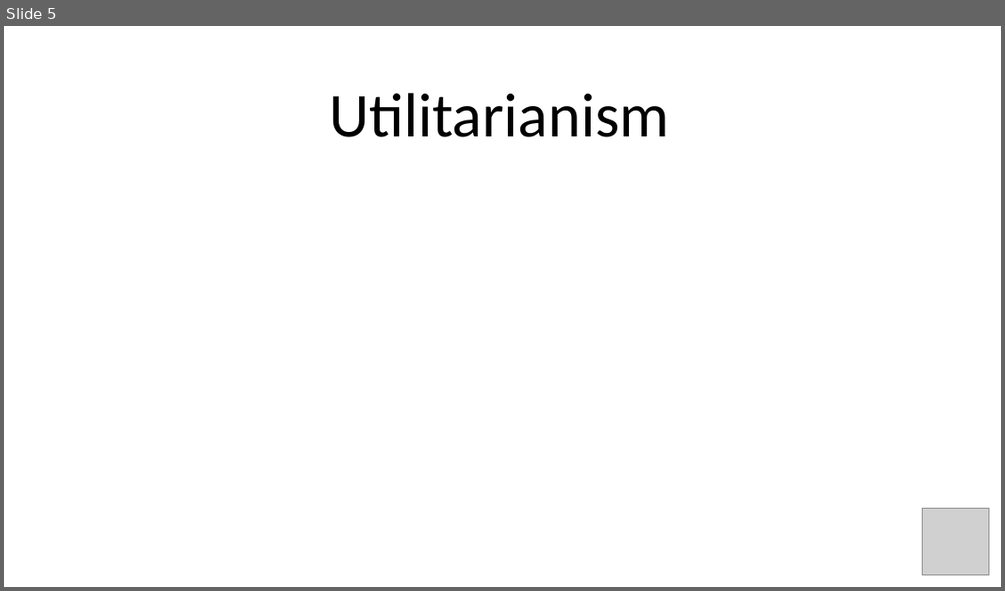
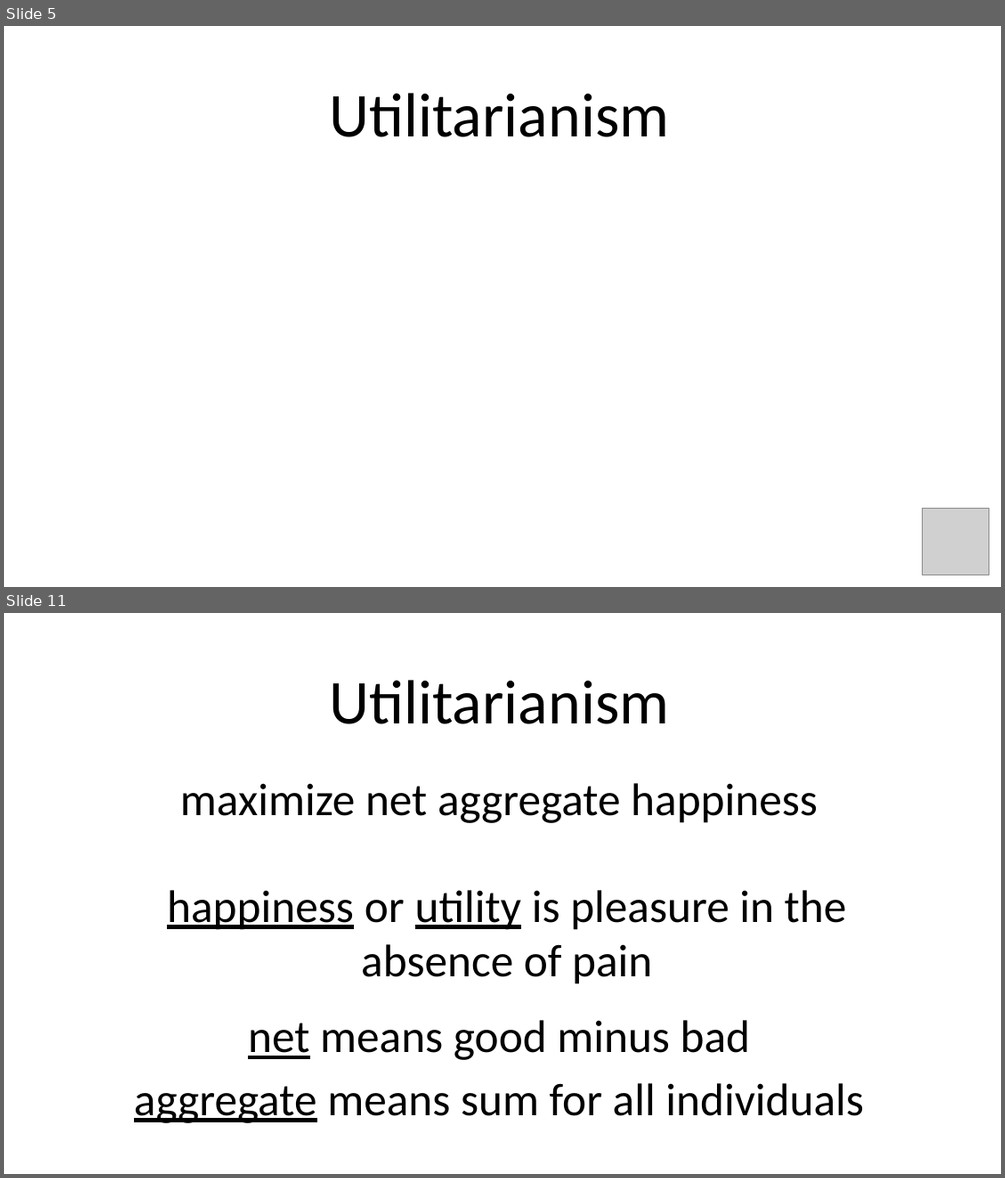
Before and after one commit to winkelmantanner/winkelmantanner.github.io, a slide deck: Presentation1.pptx. Shown one above the other, each under a label of ours: slide 5 before the commit, slides 5 and 11 after it; the slides between them are not shown. The pictures are 1005x591 and 1005x1178 pixels, drawn with LibreOffice and Linux fonts; fonts in the diff are those of the drawing; grey boxes stand for pictures. Boxes give left, top, right and bottom in pixels: in the first picture for what was removed or moved away, otherwise in the second. Text is boxed around its words. In the diff, an @@ line names an element or a change of style, - is before the commit and + after.

```diff
--- a/Presentation1.pptx
+++ b/Presentation1.pptx
@@ slide 11 added at <box>4,613,1001,1174</box>, background #FFFFFF @@
@@ title added at <box>329,680,669,724</box>, 60 pt, text #000000 @@
+Utilitarianism
@@ text added at <box>180,783,817,823</box>, 44 pt, text #000000 @@
+maximize net aggregate happiness
@@ text added at <box>167,890,847,984</box>, 44 pt, text #000000 @@
+happiness or utility is pleasure in the absence of pain
@@ text added at <box>248,1020,750,1060</box>, 44 pt, text #000000 @@
+net means good minus bad
@@ text added at <box>134,1083,864,1123</box>, 44 pt, text #000000 @@
+aggregate means sum for all individuals
```
Also in this commit, not shown: 1 slide changed, 11 other slides added, 2 other files.
